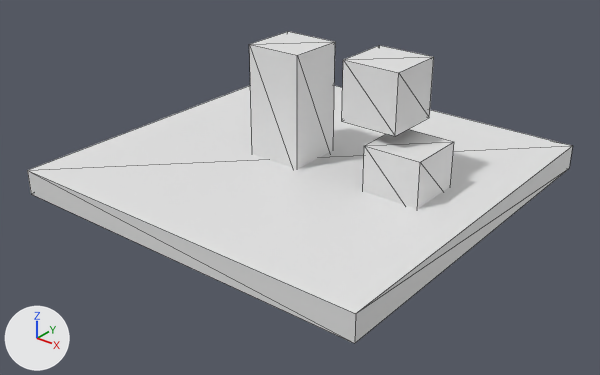
Renders of the glTF model static/models/ChadRobot.glb from each side of a commit.
Before and after are seen from a 50 mm camera at (16.14, -20.66, 9.78) aimed at (0.42, -1.02, -2.4). The lights are fixed; the arrows at lower left show +X, +Y and +Z. Mesh edges are drawn as thin lines. Vertices at the same position are counted once.

In view in the first picture: 'Comp', 'Ground', 'Ground.001', 'Profiler'.
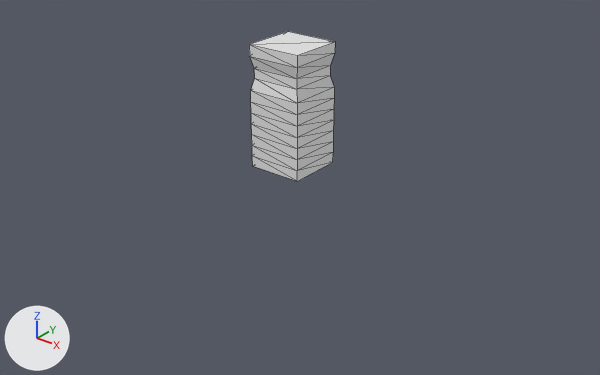
Boxes (x1, y1, x2, y2) around the edits, measured in the pictures (600 x 375 px):
'Ground', deleted: before (27, 85, 573, 343)
'Profiler', reshaped, moved (9% taller): before (249, 32, 335, 169); after (249, 32, 335, 181)
'Ground.001', deleted: before (342, 45, 434, 136)
'Comp', deleted: before (363, 129, 454, 209)

The change, as a diff of the scene's bpy script:
```diff
--- a/static/models/ChadRobot.glb.py
+++ b/static/models/ChadRobot.glb.py
@@ me_cube_001 @@
 # used by ob_profiler; location = (3.94, 0.0, -1.22)
-me_cube_001.from_pydata(...)  # 8 vertices, 12 faces; spans x -5.65..-3.65, y -1.0..1.0, z -1.0..3.36
+me_cube_001.from_pydata(...)  # 48 vertices, 92 faces; spans x -1.71..0.29, y -1.0..1.0, z -2.22..2.14
+# me_cube_001 part 1: the whole mesh is rebuilt
 me_cube_001.materials.append(mat_mat1)
@@ ob_ground @@
-ob_ground = bpy.data.objects.new('Ground', me_cube_005)
-ob_ground.location = (3.94, 0.0, -1.22)
@@ ob_profiler @@
 ob_profiler = bpy.data.objects.new('Profiler', me_cube_001)
-ob_profiler.location = (3.94, 0.0, -1.22)
+ob_profiler.location = (0.0, 0.0, 0.0)
@@ ob_comp @@
-ob_comp = bpy.data.objects.new('Comp', me_cube_002)
-ob_comp.location = (3.94, 0.0, -1.22)
@@ ob_ground_001 @@
-ob_ground_001 = bpy.data.objects.new('Ground.001', me_cube_003)
-ob_ground_001.location = (3.94, 0.0, -1.22)
```
